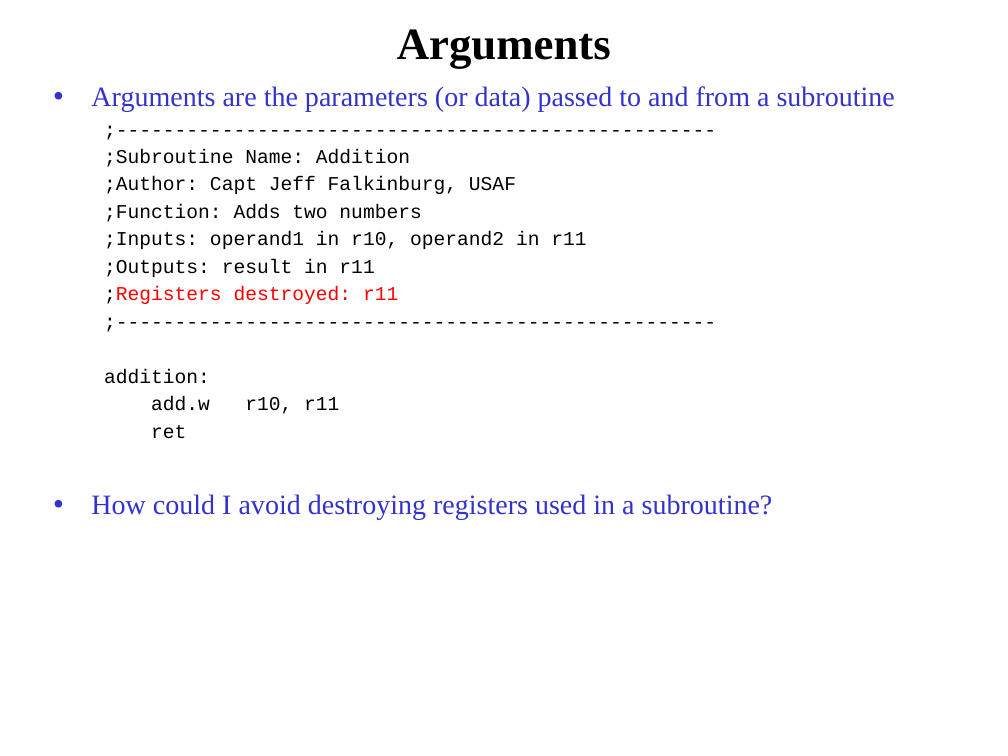
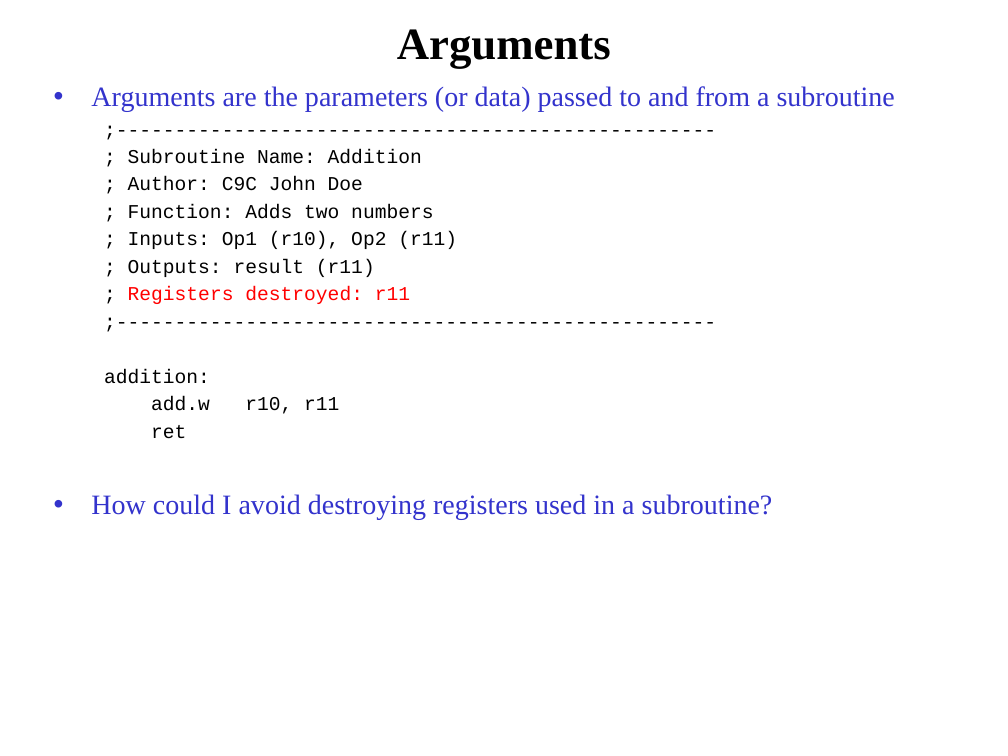
Before and after one commit to pw4rn3r/ECE382, a slide deck: slide 28 of notes/L10/Lsn10.pptx (slide 11 before the commit). Drawn at 1008x756 pixels with LibreOffice and Linux fonts; fonts in the diff are those of the drawing. Boxes give left, top, right and bottom in pixels: in the first picture for what was removed or moved away, otherwise in the second. Text is boxed around its words. In the diff, an @@ line names an element or a change of style, - is before the commit and + after.

```diff
--- a/notes/L10/Lsn10.pptx
+++ b/notes/L10/Lsn10.pptx
@@ text at [128, 149, 457, 304]: text changed @@
-  ;Subroutine Name: Addition
-  ;Author: Capt Jeff Falkinburg, USAF
-  ;Function: Adds two numbers
-  ;Inputs: operand1 in r10, operand2 in r11
-  ;Outputs: result in r11
-  ;Registers destroyed: r11
+  ; Subroutine Name: Addition
+  ; Author: C9C John Doe
+  ; Function: Adds two numbers
+  ; Inputs: Op1 (r10), Op2 (r11)
+  ; Outputs: result (r11)
+  ; Registers destroyed: r11
```
Also in this commit, not shown: 4 other slides changed, 17 slides added, 4 other files.
